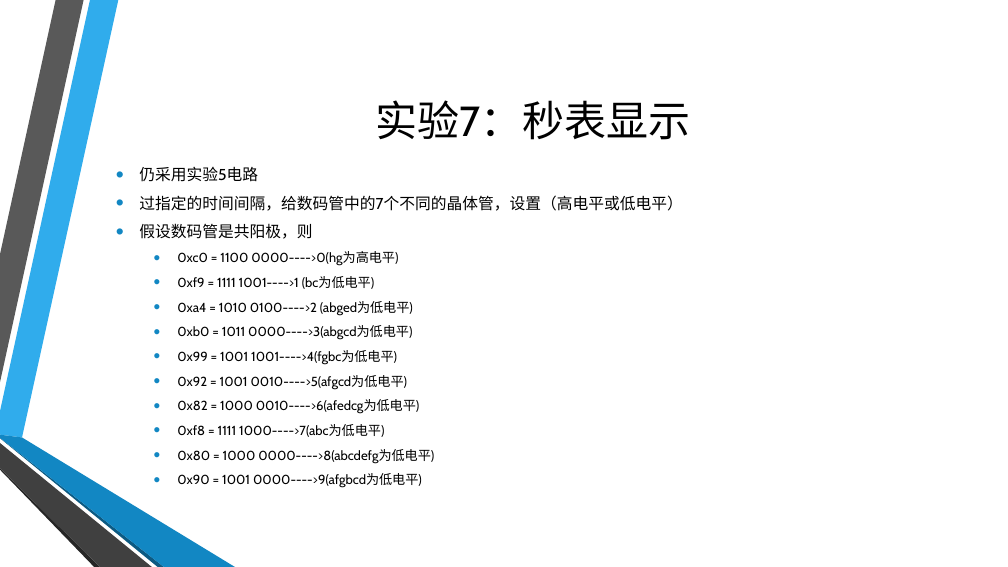
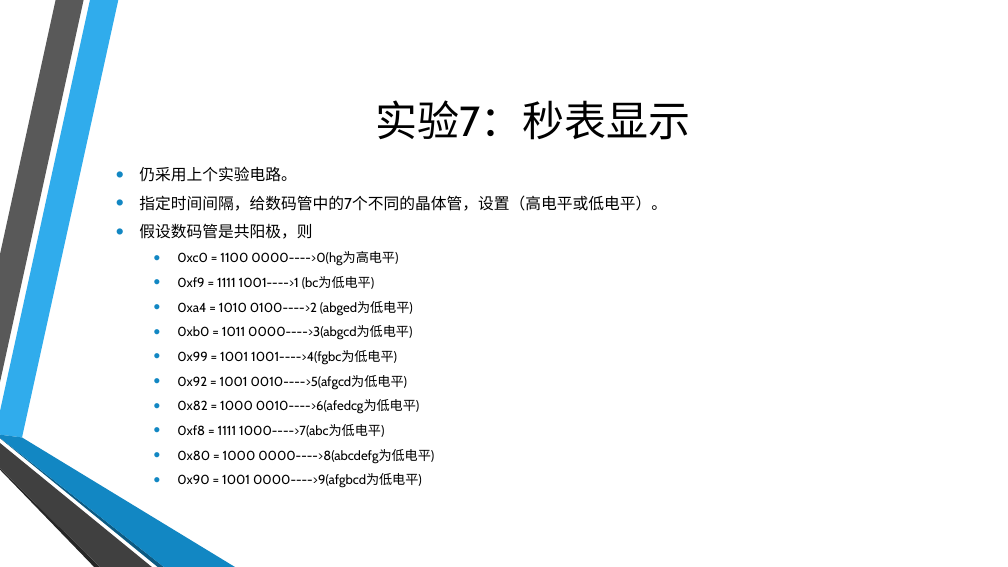
Before and after one commit to coco-hkk/arduino-courses, a slide deck: slide 10 of 2/2.pptx. Drawn at 1008x567 pixels with LibreOffice and Linux fonts; fonts in the diff are those of the drawing; background and template pictures are left out. Boxes give left, top, right and bottom in pixels: in the first picture for what was removed or moved away, otherwise in the second. Text is boxed around its words. In the diff, an @@ line names an element or a change of style, - is before the commit and + after.

```diff
--- a/2/2.pptx
+++ b/2/2.pptx
@@ text at (139,166,667,211): text changed @@
-• 仍采用实验5电路
-• 过指定的时间间隔，给数码管中的7个不同的晶体管，设置（高电平或低电平）
+• 仍采用上个实验电路。
+• 指定时间间隔，给数码管中的7个不同的晶体管，设置（高电平或低电平）。
```
Also in this commit, not shown: 3 other slides changed, 1 slide added, 10 other files.
